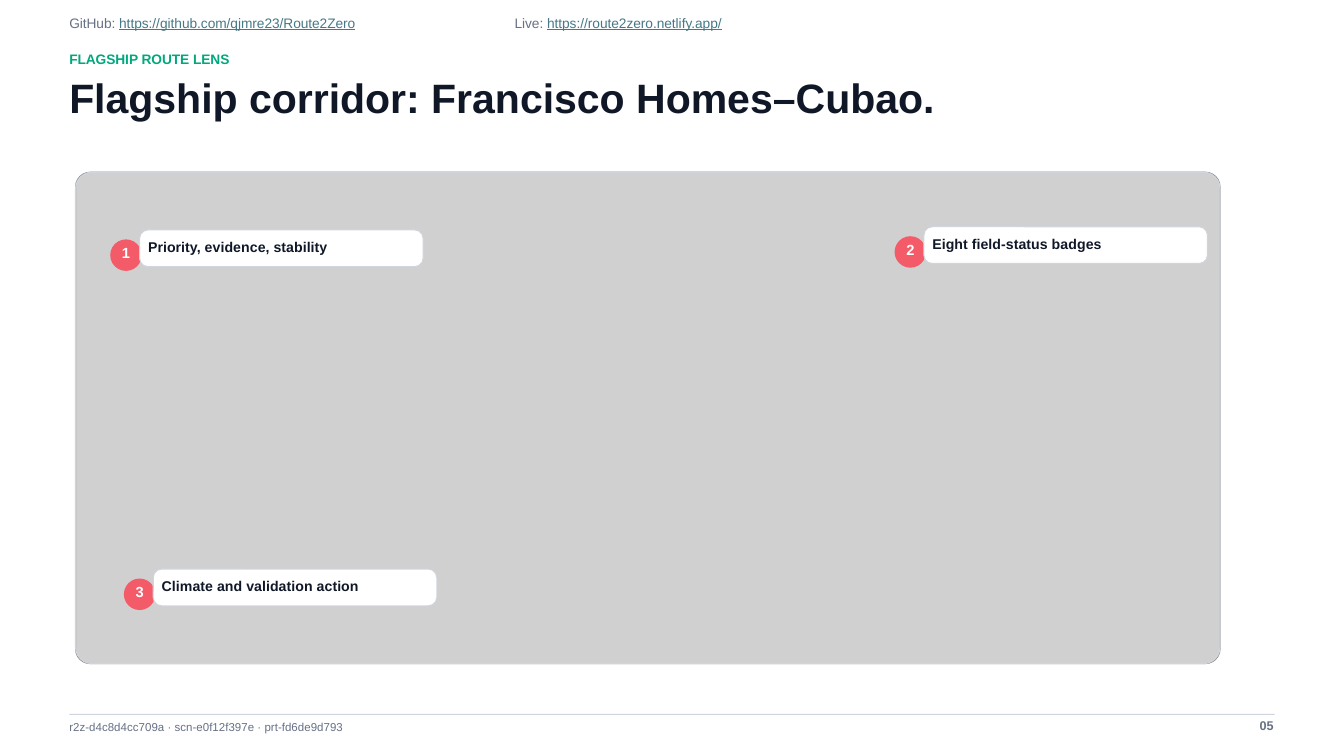
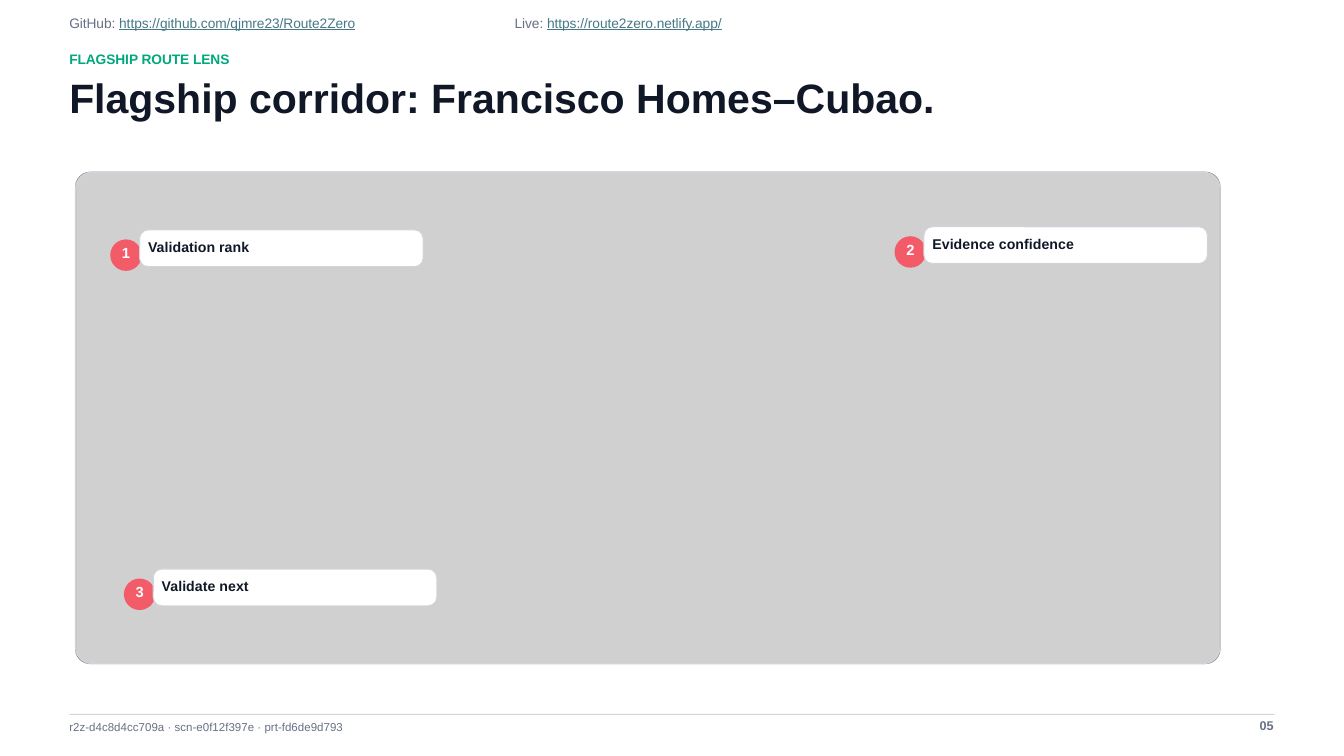
Before and after one commit to qjmre23/Route2Zero, a slide deck: slide 5 of output/submission/Route2Zero_Prototype_Demonstration.pptx. Drawn at 1344x756 pixels with LibreOffice and Linux fonts; fonts in the diff are those of the drawing; grey boxes stand for pictures. Boxes give left, top, right and bottom in pixels: in the first picture for what was removed or moved away, otherwise in the second. Text is boxed around its words. In the diff, an @@ line names an element or a change of style, - is before the commit and + after.

```diff
--- a/output/submission/Route2Zero_Prototype_Demonstration.pptx
+++ b/output/submission/Route2Zero_Prototype_Demonstration.pptx
@@ text at (x1=932, y1=238, x2=1074, y2=249): text changed @@
-Eight field-status badges
+Evidence confidence
@@ text at (x1=148, y1=241, x2=249, y2=252): text changed @@
-Priority, evidence, stability
+Validation rank
@@ text at (x1=162, y1=580, x2=248, y2=591): text changed @@
-Climate and validation action
+Validate next
```
Also in this commit, not shown: 6 other slides changed, 59 other files.
